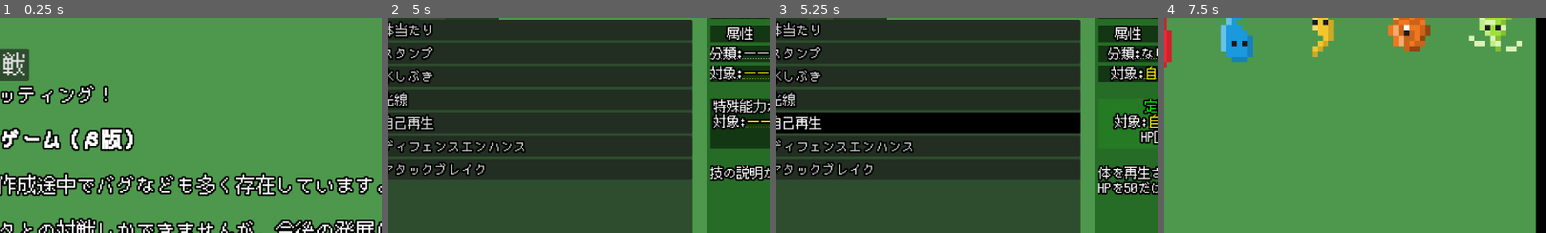
Above: before the commit, frames 1-4 (left to right).
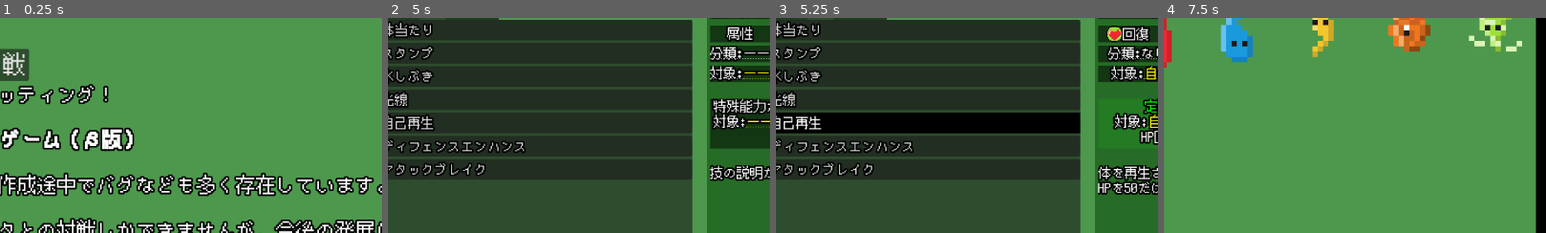
Above: after the commit, the same moments.

Repository: aomushi0710/battle_game
Game: Godot game, scene res://メインシーン.tscn
Two runs of this game, one before a commit and one after it. Both use one fixed random seed, a clock stepped at 60 frames per second and the inputs below.
Inputs (mouse positions are % of the whole screen's width and height, from its top left):
- Up to frame 1 (0.25 s): no input
- Up to frame 2 (5 s): click "コンピューター戦" at 0.5 s; click (25, 4) at 1.27 s; type "Alex" at 1.35 s; click (14, 18) at 2 s; click "←戻る" at 2.75 s; click (25, 18) at 3.5 s; click (6, 10) at 4.25 s
- Up to frame 3 (5.25 s): click "自己再生" at 5 s
- Up to frame 4 (7.5 s): click "自己再生" at 5.75 s; click "自己再生" at 6.5 s; click "←戻る" at 7.25 s
The pictures show only the part of the screen within x 30-80%, y 8-58%; the shares and areas given below are measured in that part.

Frames 1-2 are identical in both runs. In frame 3, 0.7% of the frame differs, in the area x 86-98%, y 3-12%; in frame 4, nothing differs.

Commit message:
マウスカーソルの変化を実装、技セレクト画面で技の属性が表示されないバグ修正
・特定の場面でマウスカーソルが変形するようになりました
・特性・技セレクト画面において、技を選んだ時、説明用テキストにその技の属性が表示されないバグを修正しました

Diff:
--- a/battle_monster.tscn
+++ b/battle_monster.tscn
@@ -18,6 +18,7 @@
 offset_right = 256.0
 offset_bottom = 256.0
 scale = Vector2(0.6, 0.6)
+mouse_default_cursor_shape = 2
 texture_normal = ExtResource("1_5qrwy")
 script = ExtResource("2_v6f8v")
 
--- a/新バトル.tscn
+++ b/新バトル.tscn
@@ -75,6 +75,7 @@
 offset_right = 343.0
 offset_bottom = 555.0
 scale = Vector2(0.4, 0.4)
+mouse_default_cursor_shape = 2
 texture_normal = ExtResource("2_tc6cq")
 
 [node name="change_text" type="RichTextLabel" parent="battle/button/change"]
--- a/特性・技セレクト.gd
+++ b/特性・技セレクト.gd
@@ -332,6 +332,7 @@
 		$description_ui.add_child(ability,-1)
 
 	$description_ui/name/name_text.text = "[center][b][i]" + aka + "[/i][/b][/center]"
+	$description_ui/element/element_text.selected(act, 25)
 	$description_ui/damage_type/damage_type_text.text = "[center][hint=" + dmg_type_tip + \
 	"]分類:" + dmg_type_text + "[/hint][/center]"
 	$description_ui/target/target_text.text = "[center][hint=" + range_tip + \
@@ -348,7 +349,6 @@
 
 func ui_update(): # 先にsliderのvalueを取得しなければlabelのtextを更新できないためforループを2つ使用せざるを得ない
 	sum_chance = 0 # 初期化処理
-	print(selected_action)
 
 	var slider = [] # sliderノードを格納
 	var label = [] # labelノードを格納
@@ -405,19 +405,15 @@
 	now_select_action = 0
 
 func _on_act_slider_1_value_changed(value):
-	print("slider1 changed:", value)
 	value_change(0, value)
 
 func _on_act_slider_2_value_changed(value):
-	print("slider2 changed:", value)
 	value_change(1, value)
 
 func _on_act_slider_3_value_changed(value):
-	print("slider3 changed:", value)
 	value_change(2, value)
 
 func _on_act_slider_4_value_changed(value):
-	print("slider4 changed:", value)
 	value_change(3, value)
 
 func value_change(i: int, value: int) -> void:
